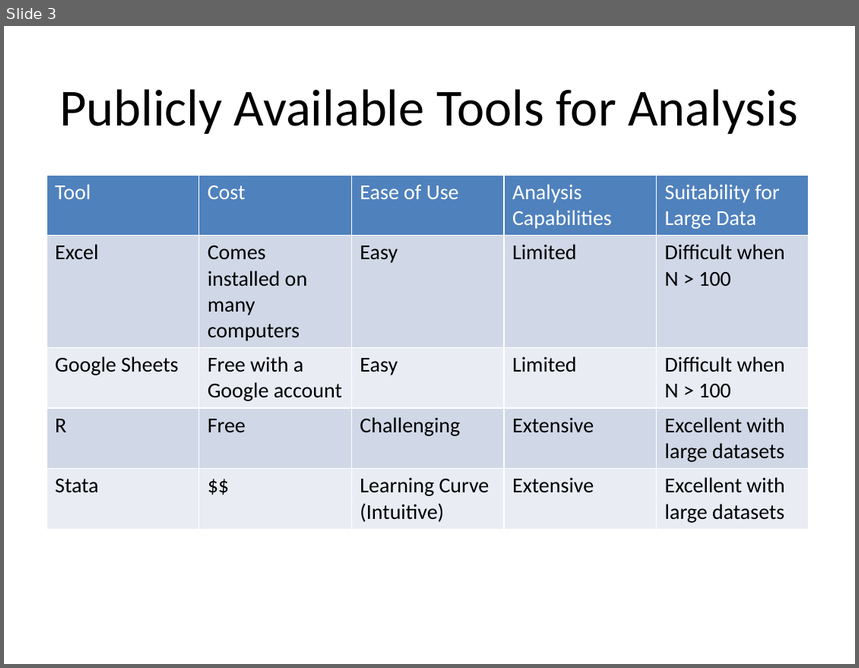
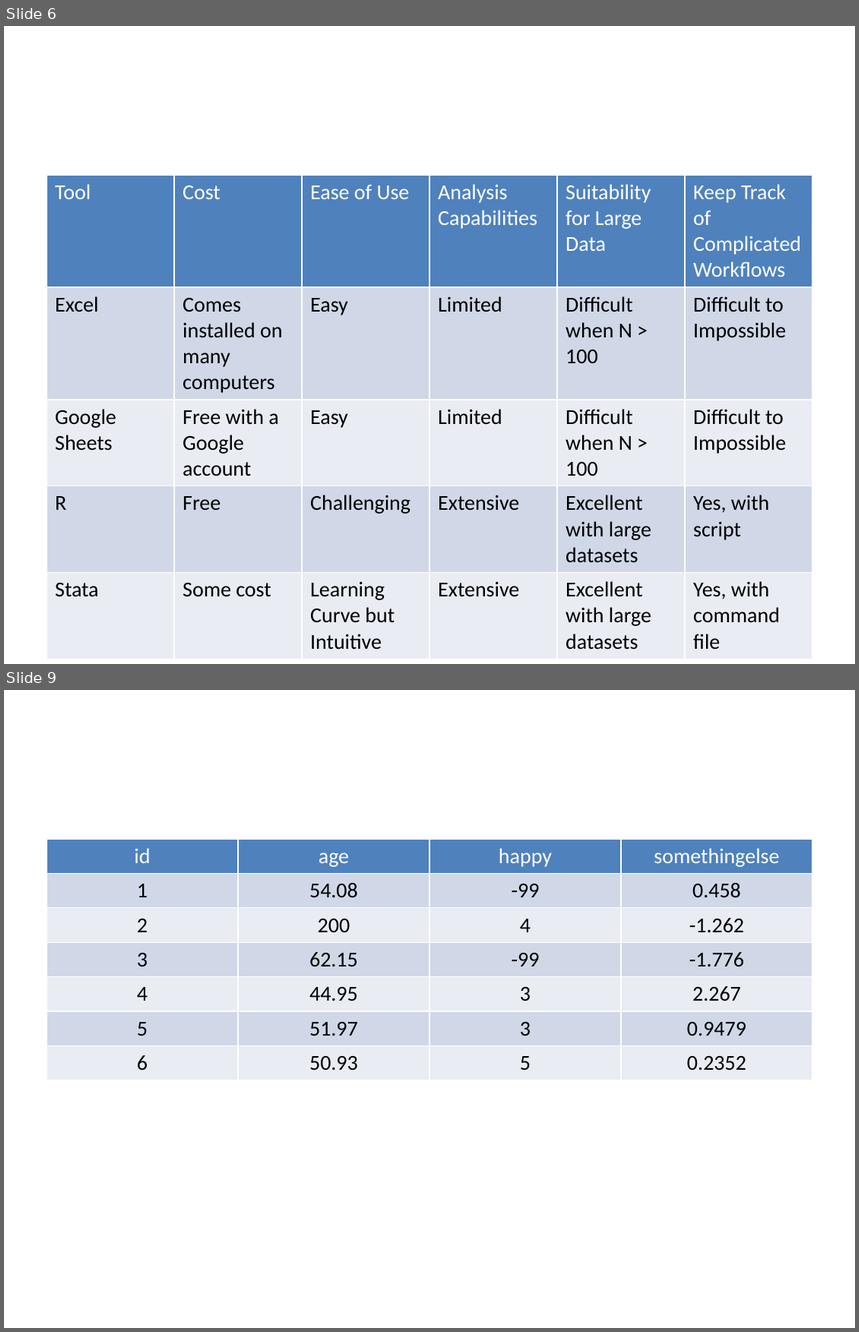
Before and after one commit to agrogan1/teaching, a slide deck: quantitative-data-analysis/quantitative-data-analysis.pptx. Shown one above the other, each under a label of ours: slide 3 before the commit, slides 6 and 9 after it; the slides between them are not shown. The pictures are 859x668 and 859x1332 pixels, drawn with LibreOffice and Linux fonts; fonts in the diff are those of the drawing. Boxes give left, top, right and bottom in pixels: in the first picture for what was removed or moved away, otherwise in the second. Text is boxed around its words. In the diff, an @@ line names an element or a change of style, - is before the commit and + after.

```diff
--- a/quantitative-data-analysis/quantitative-data-analysis.pptx
+++ b/quantitative-data-analysis/quantitative-data-analysis.pptx
@@ slide 9 added at [4, 690, 855, 1328], background #FFFFFF @@
@@ table added at [47, 839, 813, 1259], 7 rows, 4 columns @@
+id | age | happy | somethingelse
+1 | 54.08 | -99 | 0.458
+2 | 200 | 4 | -1.262
+3 | 62.15 | -99 | -1.776
+4 | 44.95 | 3 | 2.267
+5 | 51.97 | 3 | 0.9479
+6 | 50.93 | 5 | 0.2352
@@ what was slide 3 is now slide 6 @@
@@ slide 6 changed as well @@
@@ title removed at [59, 89, 798, 134] @@
-Publicly Available Tools for Analysis
@@ table at [47, 175, 813, 653] @@
-column 2, row 5: $$
+column 2, row 5: Some cost
-column 3, row 5: Learning Curve (Intuitive)
+column 3, row 5: Learning Curve but Intuitive
+column 6: Keep Track of Complicated Workflows | Difficult to Impossible | Difficult to Impossible | Yes, with script | Yes, with command file
@@ table: place and size @@
-table at [47, 175, 808, 595]
+table at [47, 175, 813, 653]
```
Also in this commit, not shown: 4 other slides changed, 7 other slides added, 6 other files.
